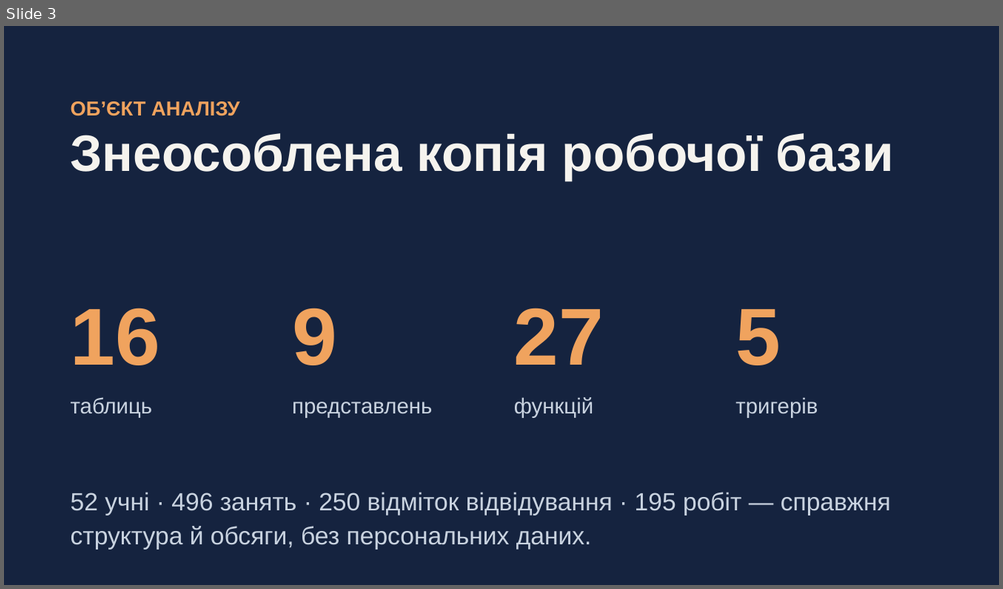
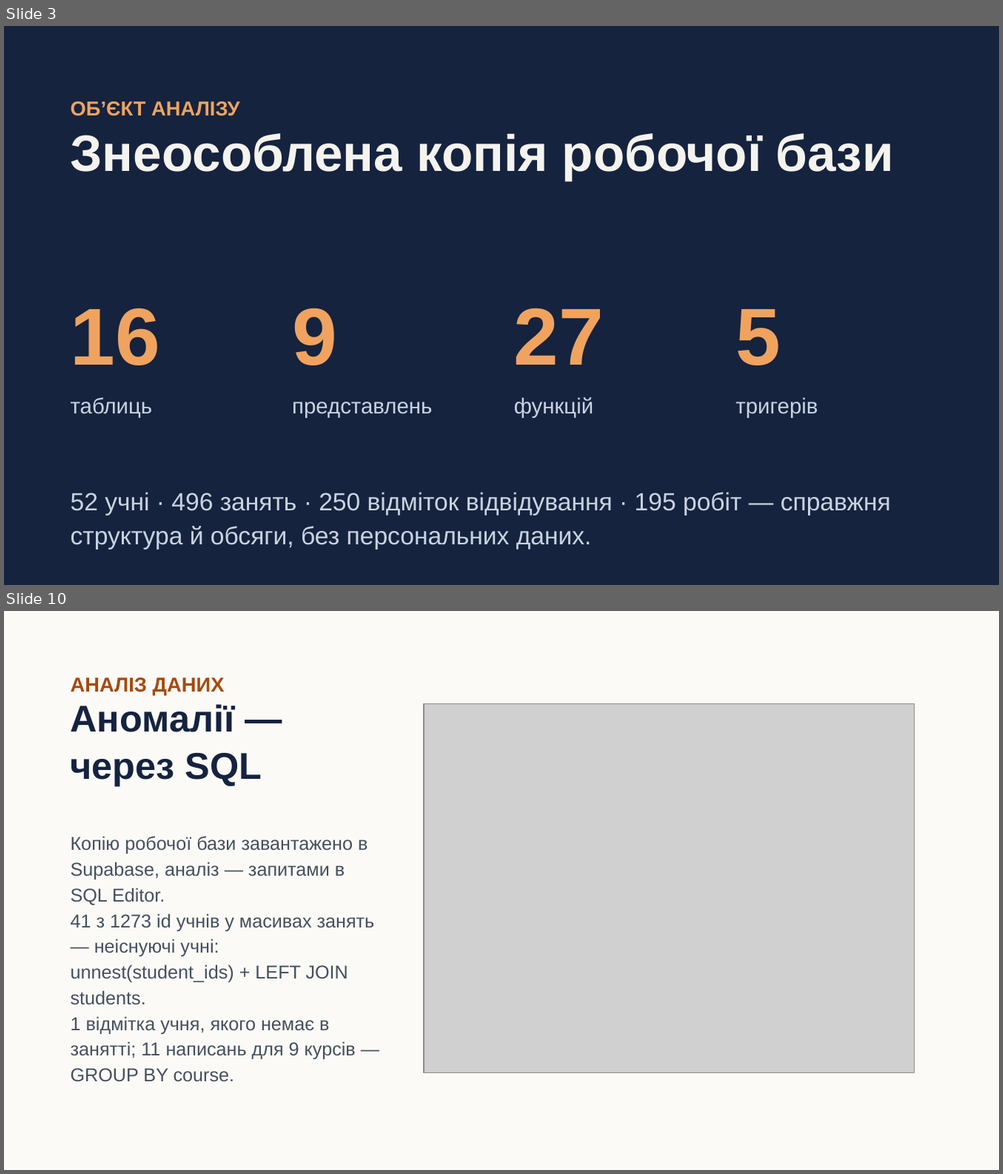
Before and after one commit to ut2ucn-dev/ut2ucn-dev.github.io, a slide deck: docs/db-labs/Презентація_ЛР1.pptx. Shown one above the other, each under a label of ours: slide 3 before the commit, slides 3 and 10 after it; the slides between them are not shown. The pictures are 1003x589 and 1003x1174 pixels, drawn with LibreOffice and Linux fonts; fonts in the diff are those of the drawing; grey boxes stand for pictures. Boxes give left, top, right and bottom in pixels: in the first picture for what was removed or moved away, otherwise in the second. Text is boxed around its words. In the diff, an @@ line names an element or a change of style, - is before the commit and + after.

```diff
--- a/docs/db-labs/Презентація_ЛР1.pptx
+++ b/docs/db-labs/Презентація_ЛР1.pptx
@@ slide 10 added at [4,611,999,1170], background #FBFAF7 @@
@@ text added at [71,678,225,695], 19.5 pt, text #A8490C, bold @@
+АНАЛІЗ ДАНИХ
@@ text added at [71,704,262,786], 36 pt, text #15233F, bold @@
+Аномалії — через SQL
@@ picture added at [424,704,913,1073] @@
@@ text added at [71,836,375,1082], 18 pt, text #45505F @@
+Копію робочої бази завантажено в Supabase, аналіз — запитами в SQL Editor.
+41 з 1273 id учнів у масивах занять — неіснуючі учні: unnest(student_ids) + LEFT JOIN students.
+1 відмітка учня, якого немає в занятті; 11 написань для 9 курсів — GROUP BY course.
```
Also in this commit, not shown: 8 slides changed, 1 other slide added, 2 slides removed, 5 other files.
